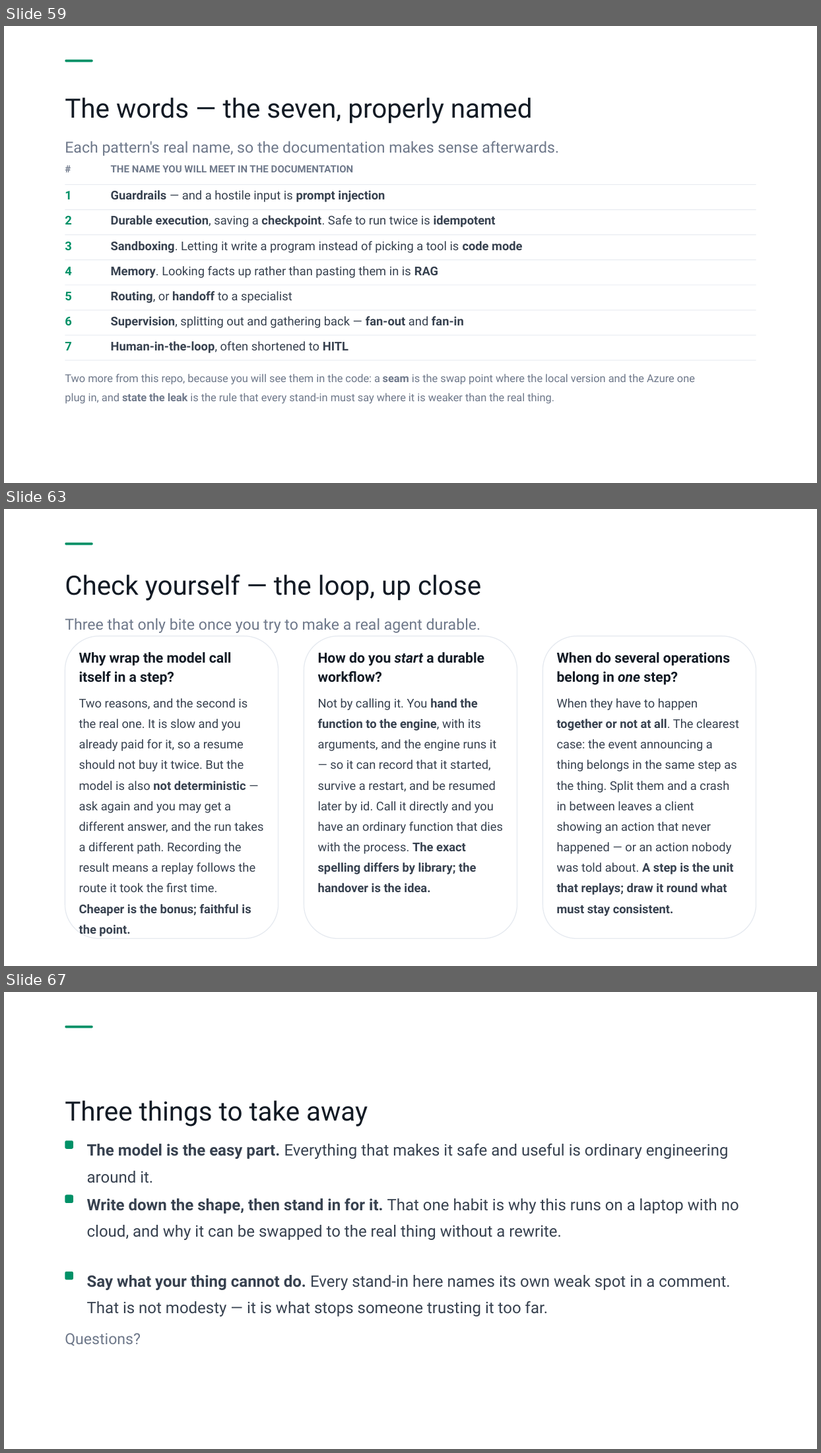
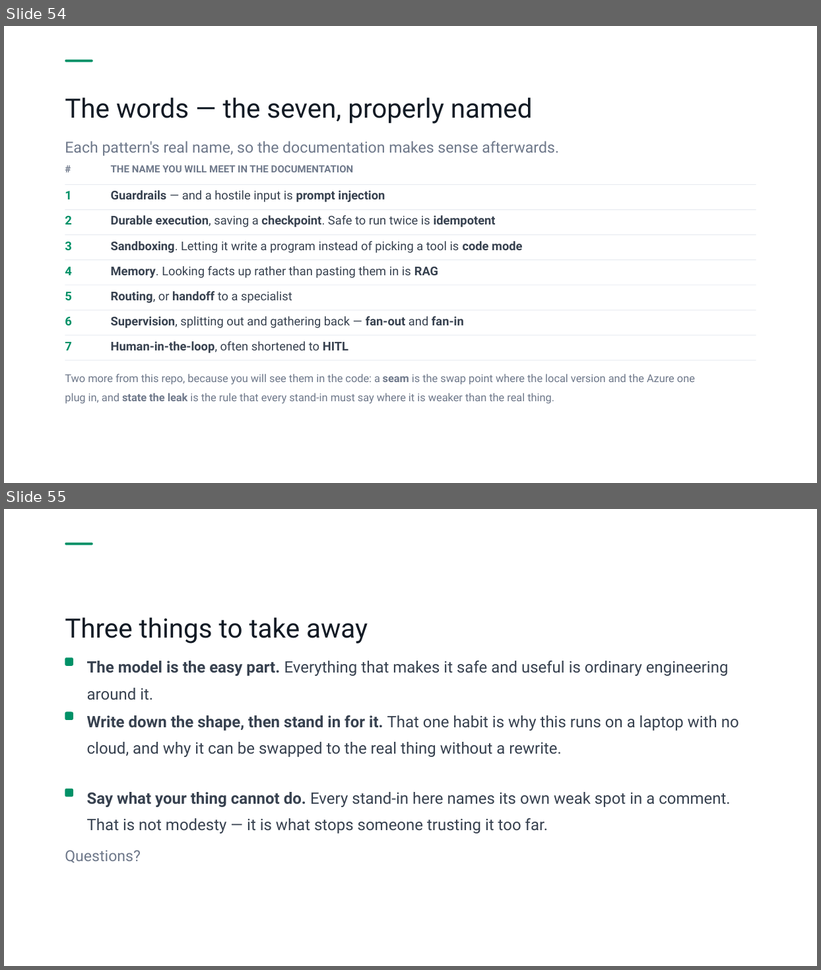
Before and after one commit to PratikDhanave/harness-engineering, a slide deck: docs/presentation/harness-engineering-clearroute-talk.pptx. Shown one above the other, each under a label of ours: slides 59, 63 and 67 before the commit, slides 54 and 55 after it; the slides between them are not shown. The pictures are 821x1453 and 821x970 pixels, drawn with LibreOffice and Linux fonts; fonts in the diff are those of the drawing. Boxes give left, top, right and bottom in pixels: in the first picture for what was removed or moved away, otherwise in the second. Text is boxed around its words. In the diff, an @@ line names an element or a change of style, - is before the commit and + after.

```diff
--- a/docs/presentation/harness-engineering-clearroute-talk.pptx
+++ b/docs/presentation/harness-engineering-clearroute-talk.pptx
@@ slide 63 removed at box(4, 509, 817, 966), background #FFFFFF @@
@@ rounded rectangle removed at box(65, 543, 93, 545) @@
@@ text removed at box(65, 574, 481, 601) @@
-Check yourself — the loop, up close
@@ text removed at box(65, 618, 481, 633) @@
-Three that only bite once you try to make a real agent durable.
@@ rounded rectangle removed at box(65, 636, 279, 939) @@
@@ rounded rectangle removed at box(304, 636, 517, 939) @@
@@ rounded rectangle removed at box(543, 636, 757, 939) @@
@@ text removed at box(79, 652, 232, 685) @@
-Why wrap the model call itself in a step?
@@ text removed at box(318, 652, 484, 683) @@
-How do you start a durable workflow?
@@ text removed at box(557, 652, 730, 685) @@
-When do several operations belong in one step?
@@ text removed at box(79, 698, 263, 916) @@
-Two reasons, and the second is the real one. It is slow and you already paid for it, so a resume should not buy it twice. But the model is also not deterministic — ask again and you may get a different answer, and the run takes a different path. Recording the result means a replay follows the route it took the first time. Cheaper is the bonus; faithful is the point.
@@ text removed at box(318, 698, 503, 892) @@
-Not by calling it. You hand the function to the engine, with its arguments, and the engine runs it — so it can record that it started, survive a restart, and be resumed later by id. Call it directly and you have an ordinary function that dies with the process. The exact spelling differs by library; the handover is the idea.
@@ text removed at box(557, 698, 739, 916) @@
-When they have to happen together or not at all. The clearest case: the event announcing a thing belongs in the same step as the thing. Split them and a crash in between leaves a client showing an action that never happened — or an action nobody was told about. A step is the unit that replays; draw it round what must stay consistent.
@@ what was slide 59 is now slide 54 @@
@@ what was slide 67 is now slide 55 @@
```
Also in this commit, not shown: 11 other slides removed, 8 other files.
